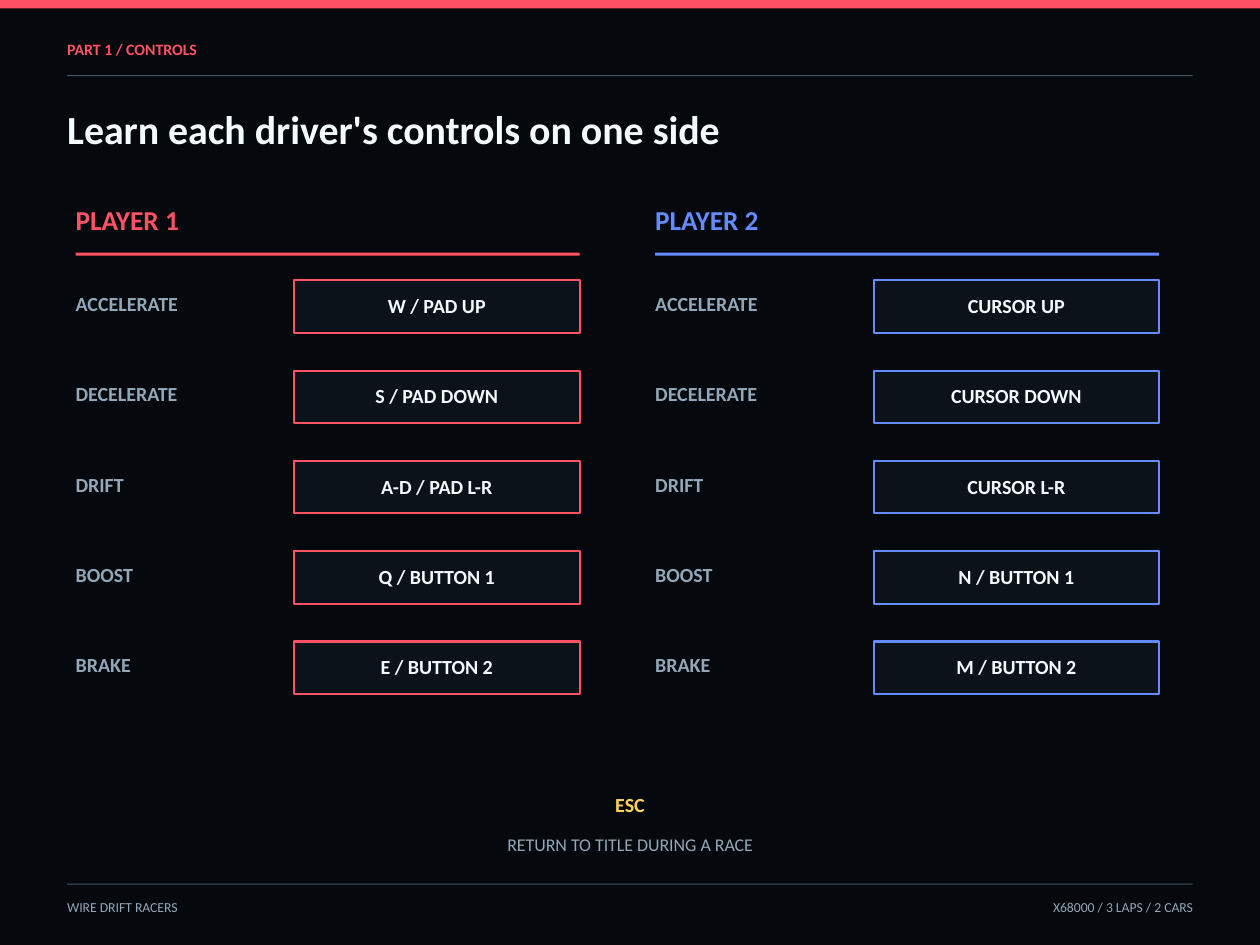
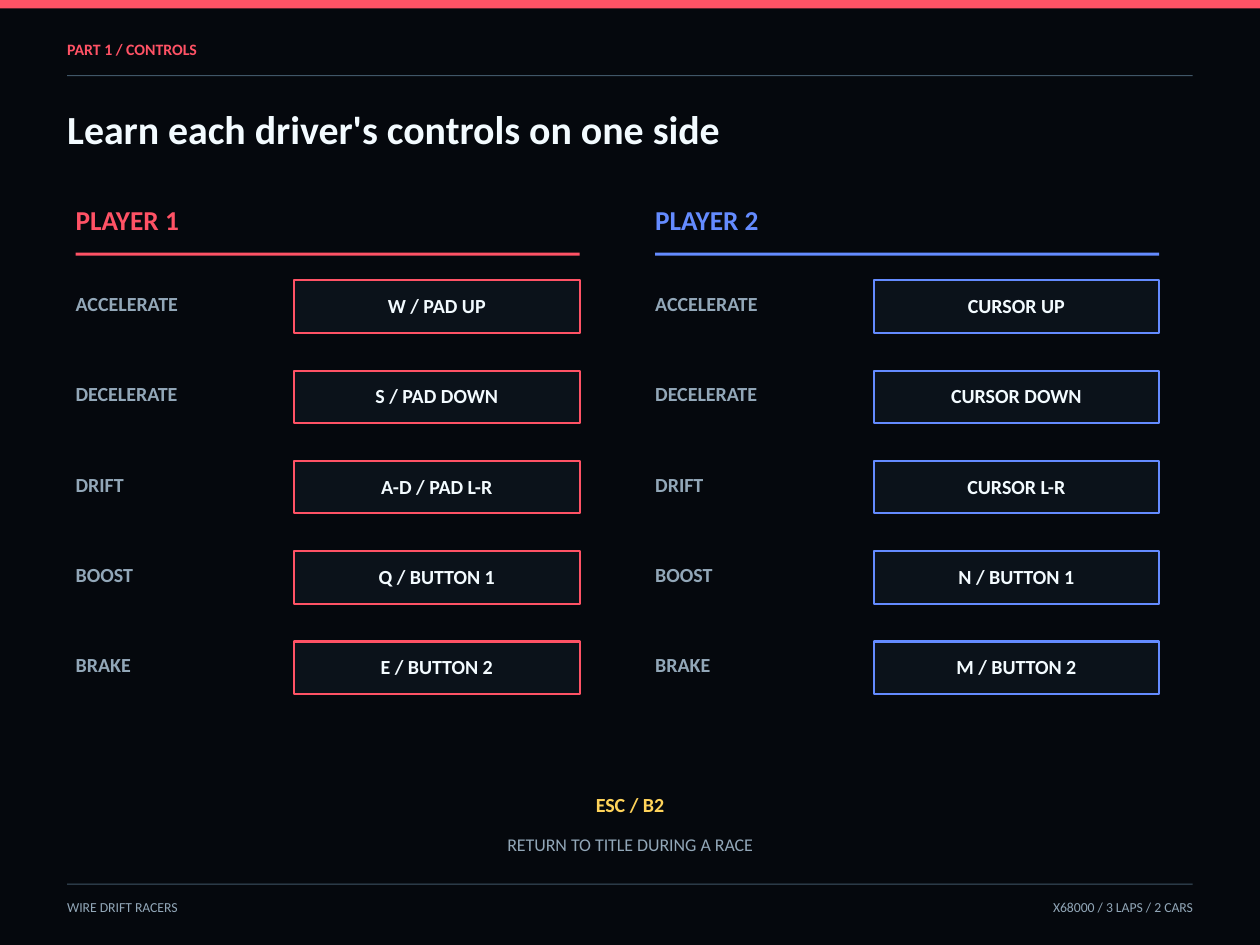
Before and after one commit to renatus-novus-x/wdrfrace, a slide deck: slide 6 of doc/manual-en.pptx. Drawn at 1260x945 pixels with LibreOffice and Linux fonts; fonts in the diff are those of the drawing. Boxes give left, top, right and bottom in pixels: in the first picture for what was removed or moved away, otherwise in the second. Text is boxed around its words. In the diff, an @@ line names an element or a change of style, - is before the commit and + after.

```diff
--- a/doc/manual-en.pptx
+++ b/doc/manual-en.pptx
@@ text at bbox=[596, 799, 664, 812]: text changed @@
-ESC
+ESC / B2
```
Also in this commit, not shown: 3 other slides changed, 5 other files.
